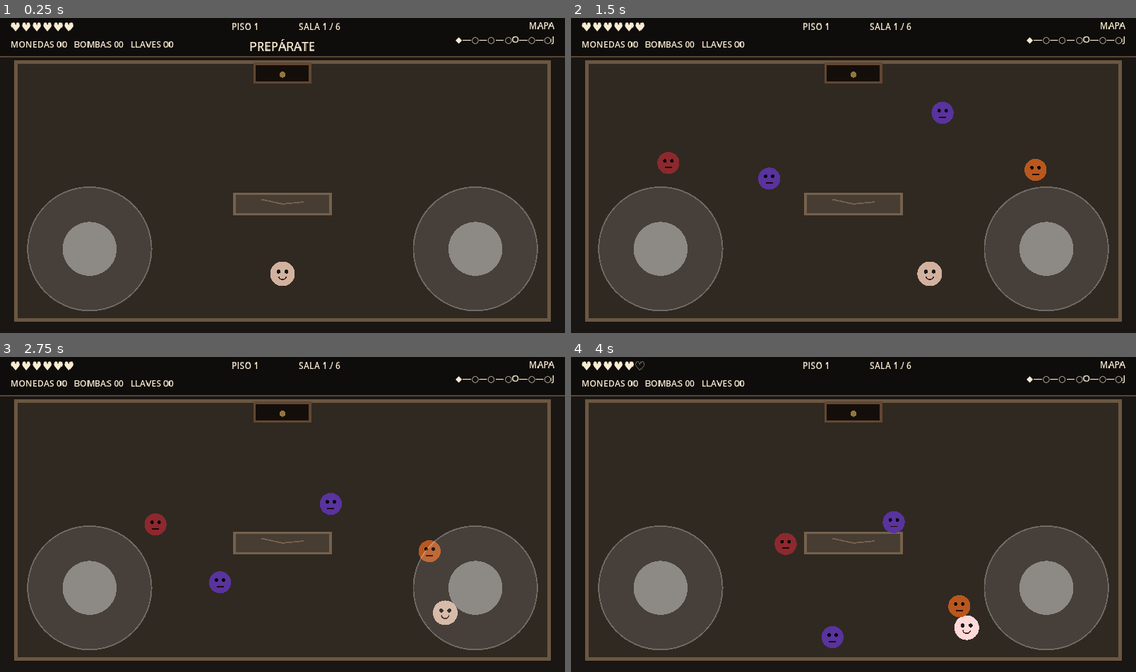
Above: before the commit, frames 1-4 (two rows, left to right).
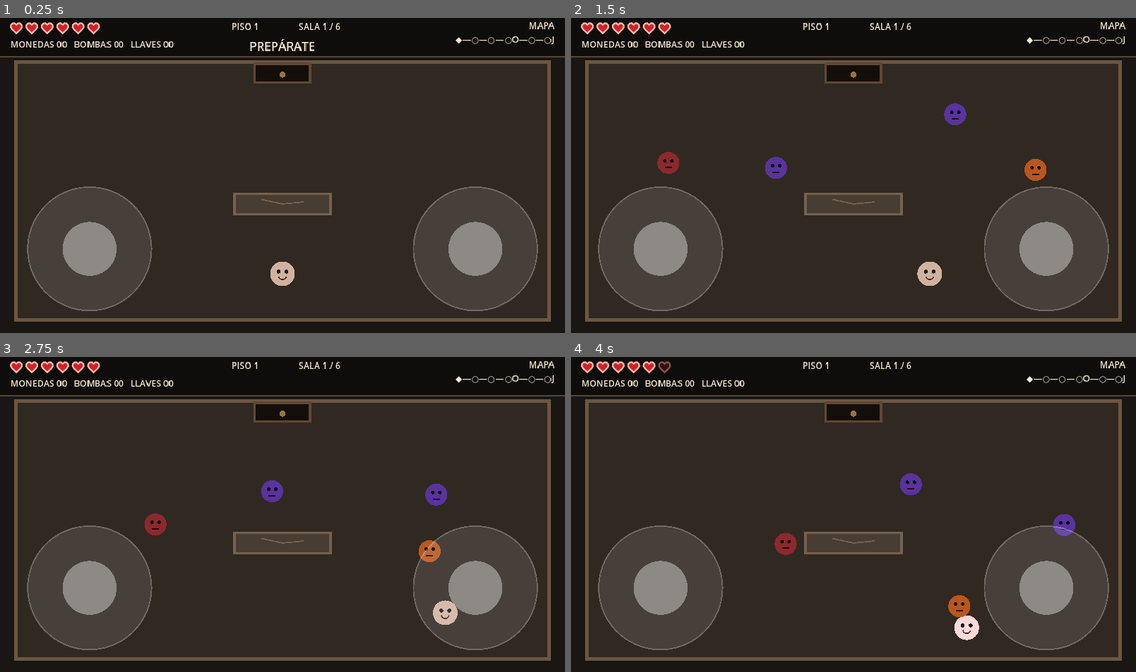
Above: after the commit, the same moments.

Repository: LoloscarPrr/Binding-of-Ismael
Game: Godot game, scene res://scenes/main.tscn
Same seed, same stepped clock (60 frames per second), same inputs: the game is played once before the commit and once after it.
Inputs (mouse positions are in pixels of both pictures, inside the frame that each line leads up to):
- Up to frame 1 (0.25 s): no input
- Up to frame 2 (1.5 s): tap Enter at 0.5 s; move the mouse to (977, 159) at 0.52 s; hold D (move_right) 0.53-1.25 s; click (977, 159) at 0.67 s; drag from (740, 191) to (825, 238) at 1.27 s
- Up to frame 3 (2.75 s): move the mouse to (339, 445) at 2.02 s; hold D (move_right) from 2.03 s (still down); click (339, 445) at 2.17 s
- Up to frame 4 (4 s): release D (move_right) at 2.75 s; drag from (825, 577) to (684, 467) at 2.77 s; move the mouse to (1023, 561) at 3.52 s; hold A (move_left) from 3.53 s (still down); click (1023, 561) at 3.67 s

The runs differ from the first frame. In frame 1, 0.4% of the frame differs, in the area x 1-18%, y 1-6%; in frame 2, 1.0%; in frame 3, 1.3%, in the area x 1-80%, y 1-75%; in frame 4, 1.3%.

Commit message:
fix: restore health hearts and end screen layout

Diff:
--- /dev/null
+++ b/scripts/health_hud.gd
@@ -0,0 +1,53 @@
+extends Control
+class_name IsmaelHealthHud
+
+var current_health := 0
+var maximum_health := 0
+var icon_size := 30.0:
+	set(value):
+		icon_size = value
+		queue_redraw()
+var icon_gap := 8.0:
+	set(value):
+		icon_gap = value
+		queue_redraw()
+
+func _ready() -> void:
+	mouse_filter = Control.MOUSE_FILTER_IGNORE
+	queue_redraw()
+
+func set_health(current: int, maximum: int) -> void:
+	current_health = maxi(0, current)
+	maximum_health = maxi(0, maximum)
+	queue_redraw()
+
+func _draw() -> void:
+	for index in maximum_health:
+		var center := Vector2(
+			icon_size * 0.5 + index * (icon_size + icon_gap),
+			size.y * 0.5
+		)
+		_draw_heart(center, index < current_health)
+
+func _draw_heart(center: Vector2, filled: bool) -> void:
+	var radius := icon_size * 0.48
+	var points := PackedVector2Array([
+		center + Vector2(0.00, 0.90) * radius,
+		center + Vector2(-0.72, 0.22) * radius,
+		center + Vector2(-0.94, -0.14) * radius,
+		center + Vector2(-0.90, -0.50) * radius,
+		center + Vector2(-0.62, -0.78) * radius,
+		center + Vector2(-0.30, -0.80) * radius,
+		center + Vector2(0.00, -0.54) * radius,
+		center + Vector2(0.30, -0.80) * radius,
+		center + Vector2(0.62, -0.78) * radius,
+		center + Vector2(0.90, -0.50) * radius,
+		center + Vector2(0.94, -0.14) * radius,
+		center + Vector2(0.72, 0.22) * radius
+	])
+	var fill_color := Color(0.82, 0.13, 0.16) if filled else Color(0.20, 0.075, 0.08)
+	var outline_color := Color(1.0, 0.74, 0.67) if filled else Color(0.56, 0.32, 0.28)
+	draw_colored_polygon(points, fill_color)
+	var outline := points.duplicate()
+	outline.append(points[0])
+	draw_polyline(outline, outline_color, maxf(2.0, icon_size * 0.085), true)
--- a/scripts/main.gd
+++ b/scripts/main.gd
@@ -12,7 +12,7 @@
 var left_stick: VirtualStick
 var right_stick: VirtualStick
 var hud_backdrop: Panel
-var health_label: Label
+var health_hud: IsmaelHealthHud
 var pickup_label: Label
 var minimap_label: Label
 var status_label: Label
@@ -361,8 +361,8 @@
 	layer.add_child(left_stick)
 	right_stick = VirtualStick.new()
 	layer.add_child(right_stick)
-	health_label = Label.new()
-	layer.add_child(health_label)
+	health_hud = IsmaelHealthHud.new()
+	layer.add_child(health_hud)
 	pickup_label = Label.new()
 	layer.add_child(pickup_label)
 	minimap_label = Label.new()
@@ -414,14 +414,13 @@
 	var resource_font := maxi(18, int(round(20.0 * ui_scale)))
 	var small_font := maxi(18, int(round(20.0 * ui_scale)))
 	var normal_font := maxi(24, int(round(27.0 * ui_scale)))
-	health_label.add_theme_font_size_override("font_size", normal_font)
 	pickup_label.add_theme_font_size_override("font_size", resource_font)
 	minimap_label.add_theme_font_size_override("font_size", resource_font)
 	floor_label.add_theme_font_size_override("font_size", small_font)
 	room_label.add_theme_font_size_override("font_size", small_font)
 	status_label.add_theme_font_size_override("font_size", normal_font)
 	reward_label.add_theme_font_size_override("font_size", small_font)
-	for label: Label in [health_label, pickup_label, minimap_label, floor_label, room_label, status_label, reward_label]:
+	for label: Label in [pickup_label, minimap_label, floor_label, room_label, status_label, reward_label]:
 		label.add_theme_color_override("font_color", Color(0.97, 0.92, 0.82))
 		label.add_theme_color_override("font_outline_color", Color(0.04, 0.03, 0.025, 0.98))
 		label.add_theme_constant_override("outline_size", maxi(3, int(round(4.0 * ui_scale))))
@@ -430,8 +429,10 @@
 	hud_backdrop.size = Vector2(screen_size.x, hud_height)
 	var left_width := clampf(screen_size.x * 0.30, 370.0, 520.0)
 	var map_width := clampf(screen_size.x * 0.27, 330.0, 480.0)
-	health_label.position = Vector2(margin_x, 10.0 * ui_scale)
-	health_label.size = Vector2(left_width, 38.0 * ui_scale)
+	health_hud.icon_size = 28.0 * ui_scale
+	health_hud.icon_gap = 7.0 * ui_scale
+	health_hud.position = Vector2(margin_x, 8.0 * ui_scale)
+	health_hud.size = Vector2(left_width, 39.0 * ui_scale)
 	pickup_label.position = Vector2(margin_x, 51.0 * ui_scale)
 	pickup_label.size = Vector2(left_width, 34.0 * ui_scale)
 	minimap_label.position = Vector2(screen_size.x - map_width - margin_x, 8.0 * ui_scale)
@@ -444,8 +445,10 @@
 	var center_width := clampf(screen_size.x * 0.38, 410.0, 680.0)
 	status_label.position = Vector2(screen_size.x * 0.5 - center_width * 0.5, 49.0 * ui_scale)
 	status_label.size = Vector2(center_width, 42.0 * ui_scale)
-	reward_label.position = Vector2(screen_size.x * 0.5 - center_width * 0.5, screen_size.y * 0.58)
-	reward_label.size = Vector2(center_width, 40.0)
+	var end_screen_visible := _run_complete or _game_over
+	var reward_y_ratio := 0.46 if end_screen_visible else 0.58
+	reward_label.position = Vector2(screen_size.x * 0.5 - center_width * 0.5, screen_size.y * reward_y_ratio)
+	reward_label.size = Vector2(center_width, 44.0 * ui_scale)
 	var choice_size := Vector2(clampf(screen_size.x * 0.22, 250.0, 350.0), clampf(screen_size.y * 0.14, 90.0, 130.0))
 	reward_left.size = choice_size
 	reward_right.size = choice_size
@@ -454,7 +457,14 @@
 	reward_left.add_theme_font_size_override("font_size", small_font)
 	reward_right.add_theme_font_size_override("font_size", small_font)
 	restart_button.size = Vector2(280.0, 76.0) * ui_scale
-	restart_button.position = screen_size * 0.5 - restart_button.size * 0.5 + Vector2(0, 72.0 * ui_scale)
+	if end_screen_visible:
+		restart_button.position = Vector2(
+			screen_size.x * 0.5 - restart_button.size.x * 0.5,
+			screen_size.y * 0.62
+		)
+	else:
+		restart_button.position = screen_size * 0.5 - restart_button.size * 0.5 + Vector2(0, 72.0 * ui_scale)
+	restart_button.add_theme_font_size_override("font_size", small_font)
 	if is_instance_valid(_door):
 		_door.position = Vector2(room_rect.get_center().x, room_rect.position.y + 26.0)
 
@@ -502,6 +512,7 @@
 		restart_button.visible = true
 		left_stick.reset()
 		right_stick.reset()
+		_layout_touch_ui()
 		return
 	status_label.text = "GUARDIÁN DERROTADO — PISO %d" % _floor_index
 	reward_label.text = _grant_floor_reward()
@@ -538,11 +549,8 @@
 	room_rect = Rect2(Vector2(side, top), Vector2(maxf(1.0, s.x - side * 2.0), maxf(1.0, s.y - top - bottom)))
 
 func _on_player_health_changed(current: int, maximum: int) -> void:
-	if is_instance_valid(health_label):
-		var hearts := ""
-		for i in maximum:
-			hearts += "♥" if i < current else "♡"
-		health_label.text = hearts
+	if is_instance_valid(health_hud):
+		health_hud.set_health(current, maximum)
 
 func _on_player_died() -> void:
 	_game_over = true
@@ -553,6 +561,7 @@
 	status_label.text = "DERROTA"
 	reward_label.text = ""
 	restart_button.visible = true
+	_layout_touch_ui()
 	for enemy in get_tree().get_nodes_in_group("enemies"):
 		enemy.velocity = Vector2.ZERO
 		enemy.set_physics_process(false)
Not shown, changed: export_presets.cfg
